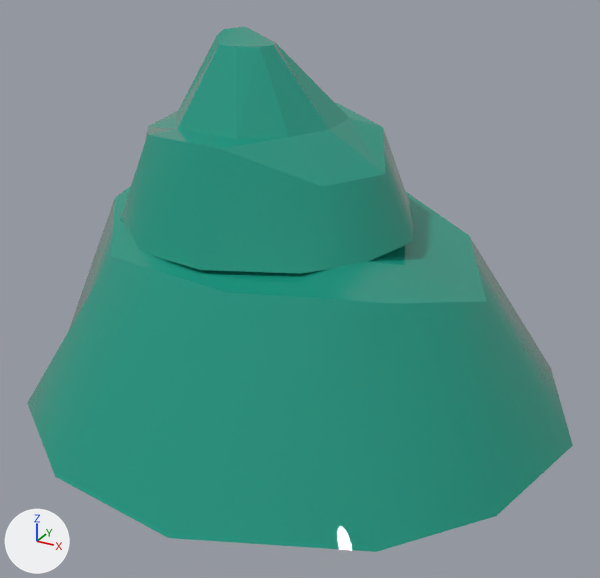
Renders of the FBX model Assets/Resources/Prefab/Backgrounds/Mountain001.fbx from each side of a commit.
Both versions are drawn from a 50 mm lens placed at (4.82, -14.22, 2.58), pointed at (2.49, -9.97, 0.45). The axes (+X, +Y, +Z) are drawn at lower left. The lights are the same throughout. Where no turn or scale is listed for an object, it has been applied to the vertices.
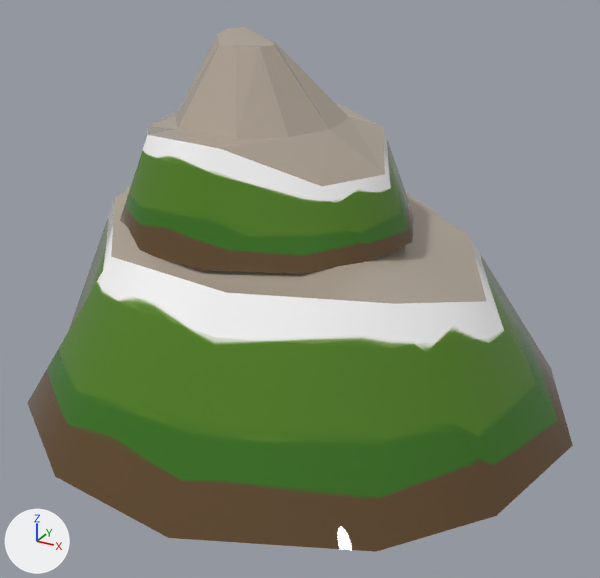
The change, as a list of edits to the scene's bpy script:
```text
Add img_moutain1_png:
    img_moutain1_png = load_image('Moutain1.png', '_unpacked/Moutain1.png', 347, 348, 'sRGB')
Change mat_15___default:
    mat_15___default.texture: img_mountain_png -> img_moutain1_png  # with its transparency
```

Location of each change, [x1, y1, x2, y2] in pixels of the pictures (600 x 578 px):
'Cylinder064', surface changed: [27, 27, 573, 552] in both
